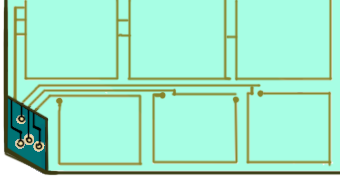
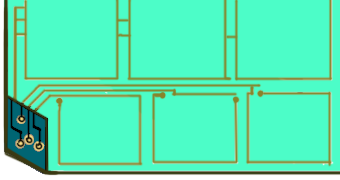
Comparing the layer stacks of the two 340x180 images. Changes:
"Layer 4": opacity 49% → 100% over [4, 0, 340, 174]
